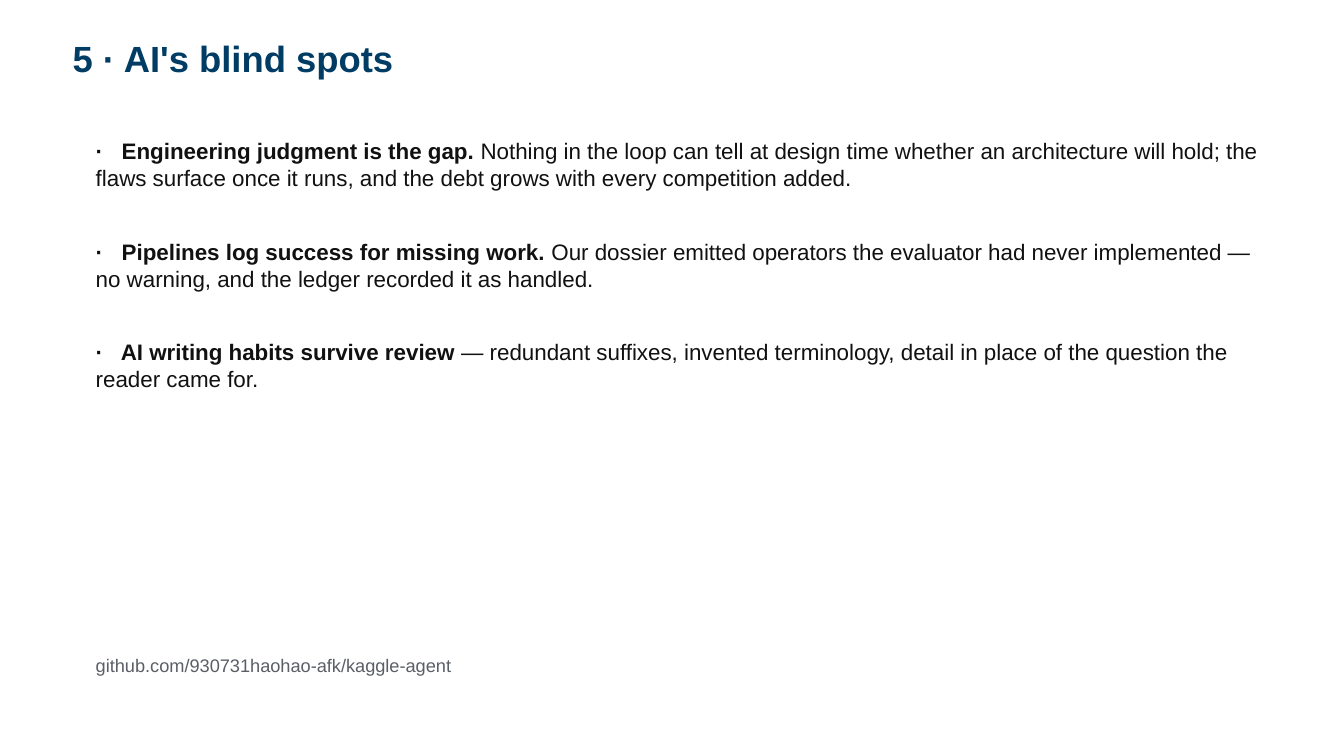
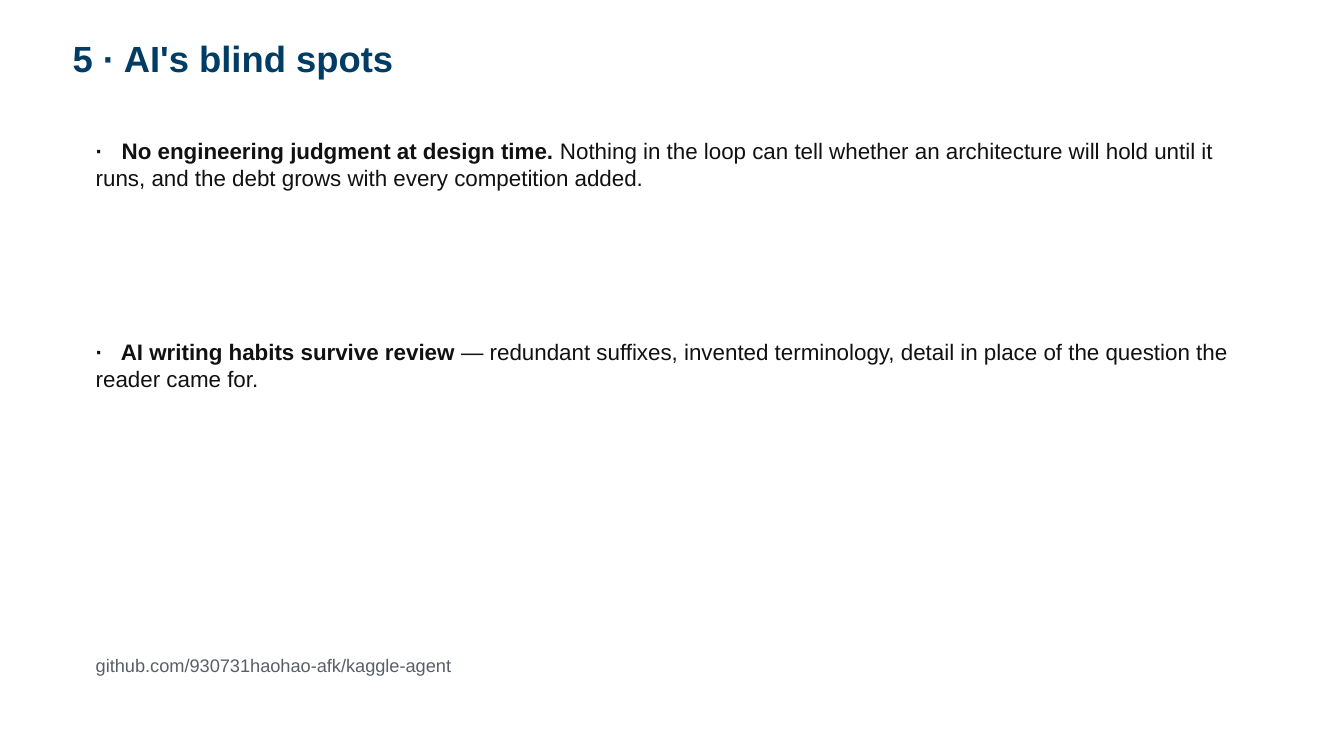
Before and after one commit to 930731haohao-afk/kaggle-agent, a slide deck: slide 6 of docs/presentation/slides_4min.pptx. Drawn at 1344x756 pixels with LibreOffice and Linux fonts; fonts in the diff are those of the drawing. Boxes give left, top, right and bottom in pixels: in the first picture for what was removed or moved away, otherwise in the second. Text is boxed around its words. In the diff, an @@ line names an element or a change of style, - is before the commit and + after.

```diff
--- a/docs/presentation/slides_4min.pptx
+++ b/docs/presentation/slides_4min.pptx
@@ text at [96, 142, 1212, 191]: text changed @@
-· Engineering judgment is the gap. Nothing in the loop can tell at design time whether an architecture will hold; the flaws surface once it runs, and the debt grows with every competition added.
+· No engineering judgment at design time. Nothing in the loop can tell whether an architecture will hold until it runs, and the debt grows with every competition added.
@@ text removed at [96, 243, 1222, 292] @@
-· Pipelines log success for missing work. Our dossier emitted operators the evaluator had never implemented — no warning, and the ledger recorded it as handled.
```
Also in this commit, not shown: 4 other slides changed, 14 other files.
